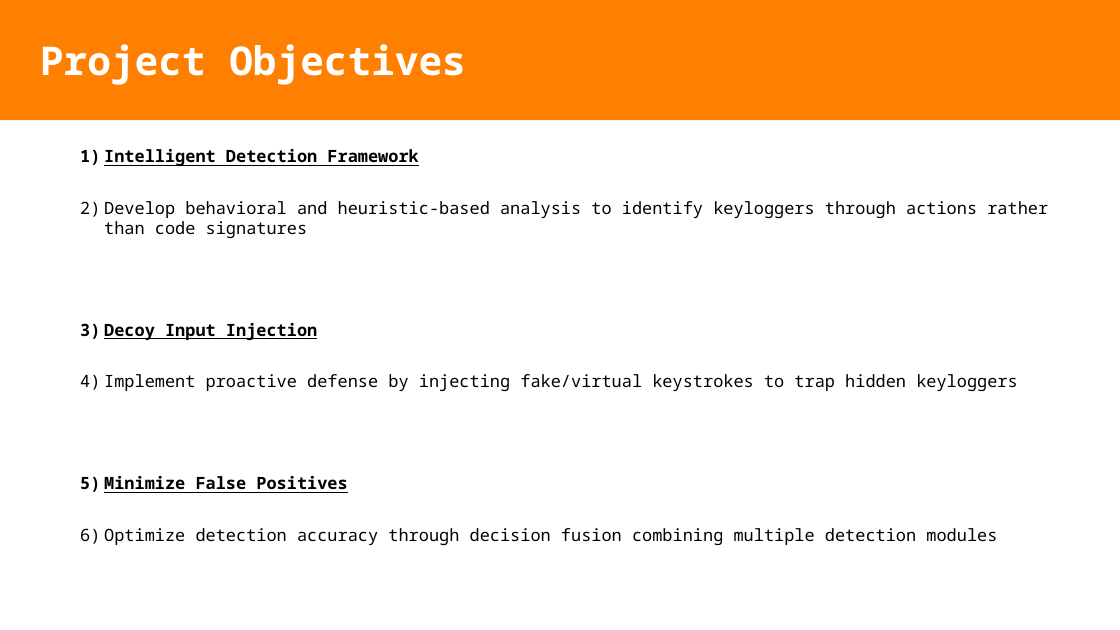
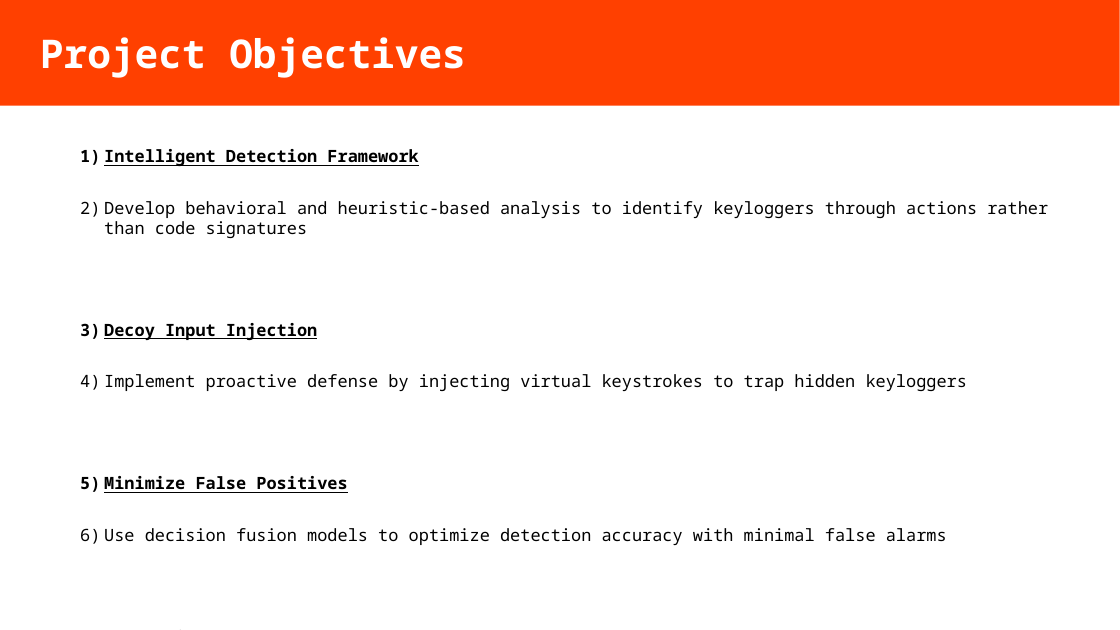
Before and after one commit to bit-web24/keylogger-detection-system, a slide deck: slide 4 of docs/presentation.odp (slide 3 before the commit). Drawn at 1120x630 pixels with LibreOffice and Linux fonts; fonts in the diff are those of the drawing. Boxes give left, top, right and bottom in pixels: in the first picture for what was removed or moved away, otherwise in the second. Text is boxed around its words. In the diff, an @@ line names an element or a change of style, - is before the commit and + after.

```diff
--- a/docs/presentation.odp
+++ b/docs/presentation.odp
@@ title "Project Objectives": place and size @@
-title "Project Objectives" at [0, 0, 1120, 120]
+title "Project Objectives" at [0, 0, 1120, 106]
@@ title "Project Objectives" at [0, 0, 1120, 106]: fill #FF8000 to #FF4000 @@
@@ text at [104, 374, 968, 391]: text changed @@
-4) Implement proactive defense by injecting fake/virtual keystrokes to trap hidden keyloggers
+4) Implement proactive defense by injecting virtual keystrokes to trap hidden keyloggers
@@ text at [104, 528, 947, 545]: text changed @@
-6) Optimize detection accuracy through decision fusion combining multiple detection modules
+6) Use decision fusion models to optimize detection accuracy with minimal false alarms
```
Also in this commit, not shown: 6 other slides changed, 3 slides added, 1 slide removed.
